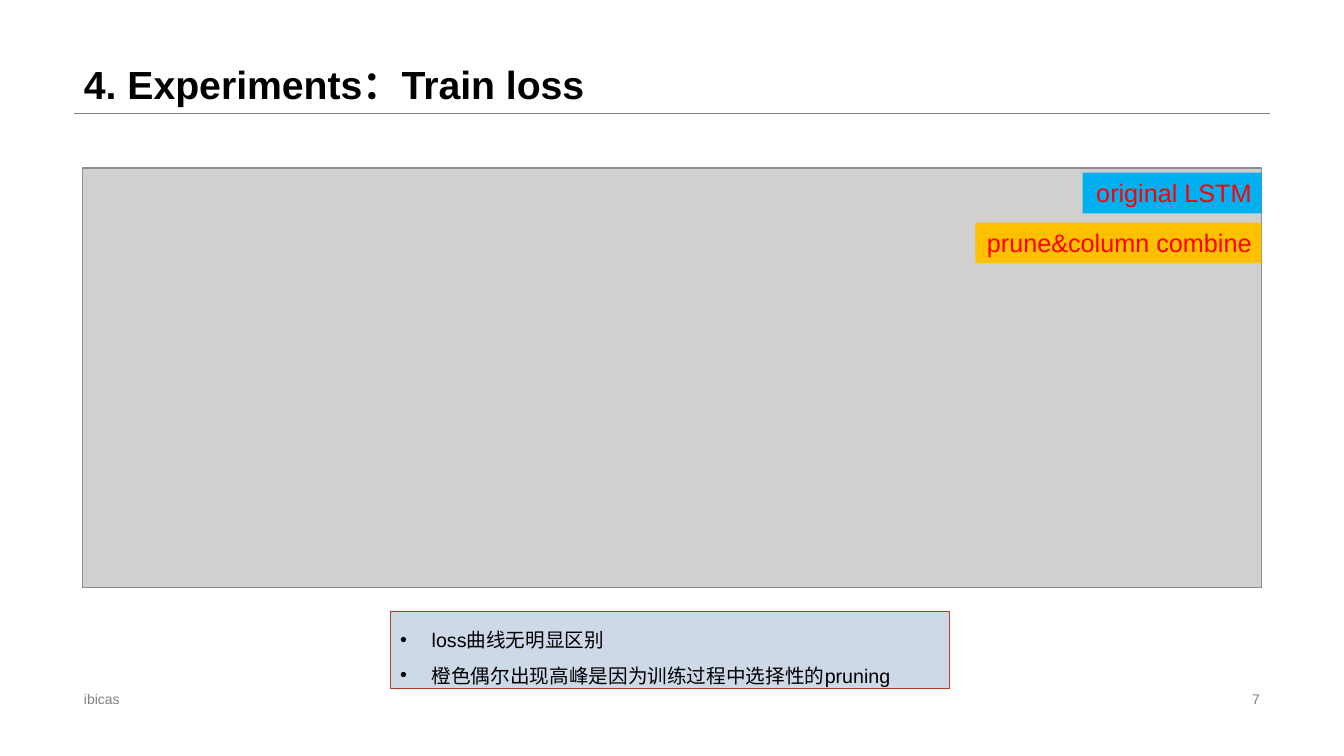
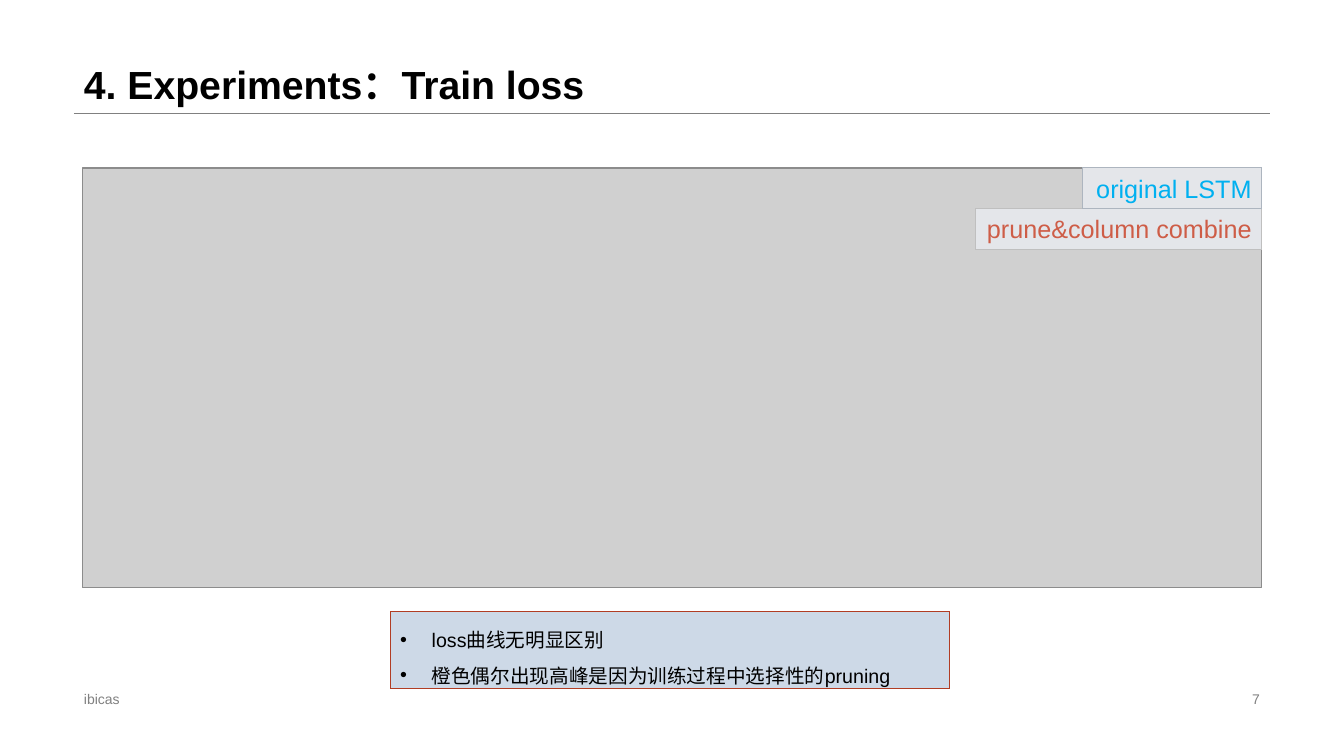
Before and after one commit to luckyqsz/BCRC-ASAGroup, a slide deck: slide 7 of Yanhong Wang/2020/20200116 lstm+prune+colcombine.pptx. Drawn at 1344x756 pixels with LibreOffice and Linux fonts; fonts in the diff are those of the drawing; grey boxes stand for pictures. Boxes give left, top, right and bottom in pixels: in the first picture for what was removed or moved away, otherwise in the second. Text is boxed around its words. In the diff, an @@ line names an element or a change of style, - is before the commit and + after.

```diff
--- a/Yanhong Wang/2020/20200116 lstm+prune+colcombine.pptx
+++ b/Yanhong Wang/2020/20200116 lstm+prune+colcombine.pptx
@@ rectangle "original LSTM": place and size @@
-rectangle "original LSTM" at (1083,172,1262,213)
+rectangle "original LSTM" at (1083,168,1262,209)
@@ rectangle "original LSTM" at (1083,168,1262,209): text colour #FF0000 to #00B0F0; fill #00B0F0 to #E4E6EA; outline none to #ADB5BF 0.75 pt @@
@@ rectangle "prune&column combine": place and size @@
-rectangle "prune&column combine" at (976,223,1262,263)
+rectangle "prune&column combine" at (976,209,1262,249)
@@ rectangle "prune&column combine" at (976,209,1262,249): text colour #FF0000 to #CE5D47; fill #FFC000 to #E4E6EA; outline none to #BFBFBF 0.75 pt @@
```
Also in this commit, not shown: 2 other slides changed, 3 other files.
